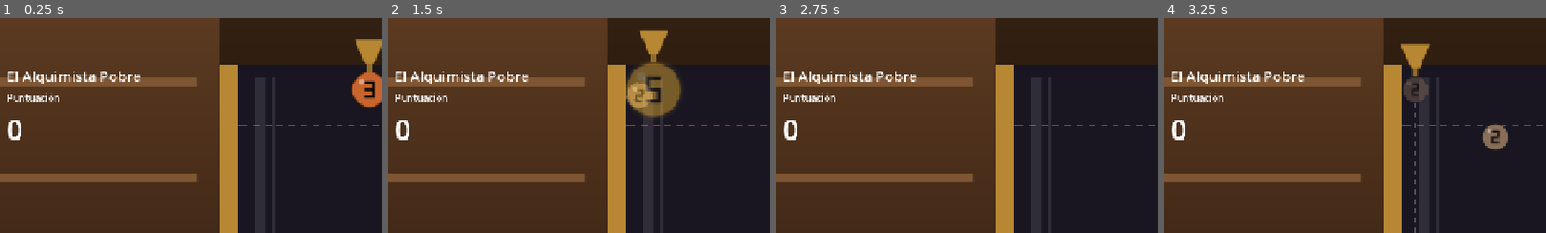
Above: before the commit, frames 1-4 (left to right).
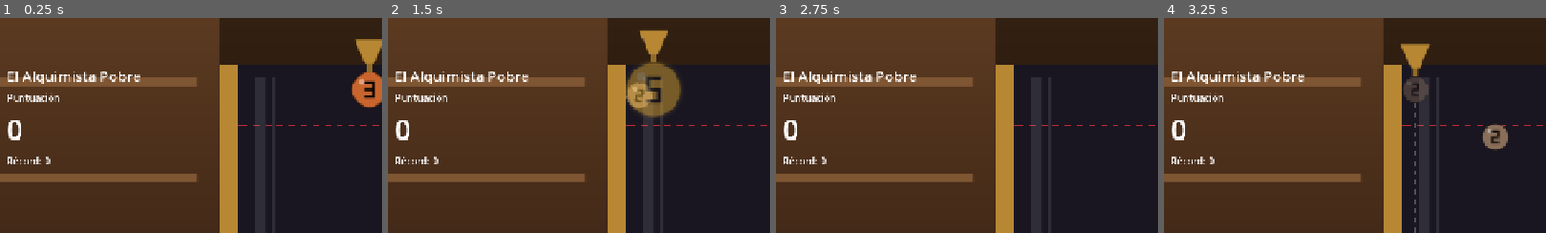
Above: after the commit, the same moments.

Repository: Francisco-Beltran-Millalen/suika-poor-alchemist
Game: Godot game, scene res://game/main.tscn
The game is run twice, just before and just after one commit, with the same random seed, the same clock (stepped at 60 frames per second) and the same inputs.
Inputs (mouse positions are % of the whole screen's width and height, from its top left):
- Up to frame 1 (0.25 s): no input
- Up to frame 2 (1.5 s): tap Enter at 0.5 s; move the mouse to (72, 45) at 0.52 s; hold Space (drop) 0.53-1.25 s; click (72, 45) at 0.67 s; drag from (30, 55) to (45, 70) at 1.27 s
- Up to frame 3 (2.75 s): move the mouse to (60, 28) at 2.02 s; hold Space (drop) from 2.03 s (still down); tap D (aim_right) at 2.1 s; click (60, 28) at 2.17 s
- Up to frame 4 (3.25 s): release Space (drop) at 2.75 s; drag from (45, 70) to (20, 35) at 2.77 s
The pictures show only the part of the screen within x 2-52%, y 0-50%; the shares and areas given below are measured in that part.

The runs differ from the first frame. In frame 1, 0.2% of the frame differs, in the area x 2-14%, y 64-68%; in frame 2, 0.2%; in frame 3, 0.2%; in frame 4, 0.2%.

Commit message:
feat(sesión): récord local persistente
Co-Authored-By: Claude Sonnet 5.5 <noreply@anthropic.com>

Diff:
--- a/game/main.gd
+++ b/game/main.gd
@@ -11,11 +11,14 @@
 @export var config: GameConfig = preload("res://game/game_config.tres")
 ## Presets que F1–F3 activan. Solo se usan en builds de depuración.
 @export var debug_strategies: Array[SpawnStrategy] = []
+## Ruta del récord. Vacía → récord solo en memoria (la usan los tests).
+@export var records_path: String = "user://records.cfg"
 ## Sonidos de la partida (todos opcionales).
 @export var sound_set: SoundSet
 
 var _state: GameState
 var _generator: PieceGenerator
+var _scores: ScoreStore
 var _debug_strategy_name: String = ""
 var _debug_timer: Timer
 
@@ -103,7 +106,8 @@
 	_effects.setup(_state, _merge_system, _danger_system, config, _progress_system)
 	_screen_shake.setup(_stage, _merge_system)
 	_audio_director.setup(_state, _drop_system, _merge_system, _danger_system, sound_set)
-	_ui.setup(_state, config.piece_catalog)
+	_scores = ScoreStore.new(records_path)
+	_ui.setup(_state, config.piece_catalog, _scores)
 	_drop_controller.aim_requested.connect(_drop_system.request_aim_global)
 	_drop_controller.aim_step_requested.connect(_drop_system.request_aim_step)
 	_drop_controller.drop_requested.connect(_drop_system.request_drop)
@@ -140,9 +144,11 @@
 	_world.position = Vector2((visible_width - config.container_width) / 2.0, BOARD_TOP_MARGIN)
 
 
-# La regla de "terminada" vive en `GameState`; aquí solo se congela el tablero.
+# La regla de "terminada" vive en `GameState`; aquí se congela el tablero y se registra el récord.
 func _on_state_status_changed(_status: GameState.Status) -> void:
 	_board.set_frozen(_state.is_finished())
+	if _state.is_finished():
+		_scores.submit(_state.get_score())
 
 
 # Solo se reinicia una partida terminada (la consulta vive en `GameState`).
--- /dev/null
+++ b/game/score_store.gd
@@ -0,0 +1,56 @@
+class_name ScoreStore
+extends RefCounted
+## Récord local persistido con `ConfigFile`. Sin autoload: lo crea `Main`.
+
+signal best_changed(best: int)
+## Emitida por `submit` cuando bate el récord (después de `best_changed`).
+signal new_record(score: int)
+
+const _SECTION: String = "records"
+const _KEY: String = "best"
+
+var _path: String
+var _best: int = 0
+
+
+## `path` vacío → solo en memoria, nunca escribe a disco.
+func _init(path: String) -> void:
+	_path = path
+	_best = _load()
+
+
+func get_best() -> int:
+	return _best
+
+
+## Guarda si supera el récord. Devuelve `true` si es un récord nuevo.
+func submit(score: int) -> bool:
+	if score <= _best:
+		return false
+	_best = score
+	_save()
+	best_changed.emit(_best)
+	new_record.emit(score)
+	return true
+
+
+# Un archivo ausente, corrupto o con un valor extraño equivale a récord 0.
+func _load() -> int:
+	if _path.is_empty():
+		return 0
+	var file := ConfigFile.new()
+	if file.load(_path) != OK:
+		return 0
+	var value: Variant = file.get_value(_SECTION, _KEY, 0)
+	return maxi(int(value), 0) if value is int or value is float else 0
+
+
+func _save() -> void:
+	if _path.is_empty():
+		return
+	var file := ConfigFile.new()
+	file.load(_path)
+	file.set_value(_SECTION, _KEY, _best)
+	var error: Error = file.save(_path)
+	if error != OK:
+		push_warning("ScoreStore: no se pudo guardar el récord en %s (%s)" % [_path, error_string(error)])
--- a/tests/integration/test_danger_integration.gd
+++ b/tests/integration/test_danger_integration.gd
@@ -14,6 +14,7 @@
 	_config.rng_seed = 1234
 	_main = (load("res://game/main.tscn") as PackedScene).instantiate() as Main
 	_main.config = _config
+	_main.records_path = ""
 	add_child_autofree(_main)
 
 
--- a/tests/integration/test_merge_integration.gd
+++ b/tests/integration/test_merge_integration.gd
@@ -15,6 +15,7 @@
 	_config.rng_seed = 1234
 	_main = (load("res://game/main.tscn") as PackedScene).instantiate() as Main
 	_main.config = _config
+	_main.records_path = ""
 	add_child_autofree(_main)
 
 
--- a/tests/integration/test_session_integration.gd
+++ b/tests/integration/test_session_integration.gd
@@ -14,6 +14,7 @@
 	_config.rng_seed = 1234
 	_main = (load("res://game/main.tscn") as PackedScene).instantiate() as Main
 	_main.config = _config
+	_main.records_path = ""
 	add_child_autofree(_main)
 
 
@@ -85,3 +86,17 @@
 	_main.get_debug_controller().high_piece_requested.emit()
 	assert_same(_main.get_state().get_current_piece(),
 			catalog.get_by_level(catalog.get_max_level() - 1))
+
+
+func test_finished_game_with_points_emits_new_record_and_shows_the_label() -> void:
+	_main.get_state().add_score(12)
+	_main.get_state().set_game_over()
+	var label: Label = _main.get_ui().get_node("Root/GameOverView/VBox/NewRecord") as Label
+	assert_true(label.visible, "¡Nuevo récord!")
+	assert_eq((_main.get_ui().get_node("Root/LeftPanel/BestValue") as Label).text, "Récord: 12")
+
+
+func test_finished_game_without_points_is_not_a_record() -> void:
+	_main.get_state().set_game_over()
+	var label: Label = _main.get_ui().get_node("Root/GameOverView/VBox/NewRecord") as Label
+	assert_false(label.visible)
--- a/tests/unit/test_game_ui.gd
+++ b/tests/unit/test_game_ui.gd
@@ -86,3 +86,50 @@
 	for path: String in ["Root", "Root/LeftPanel", "Root/RightPanel", "Root/RightPanel/Legend",
 			"Root/RightPanel/NextPiece", "Root/GameOverView", "Root/VictoryView"]:
 		assert_eq((_node(path) as Control).mouse_filter, Control.MOUSE_FILTER_IGNORE, path)
+
+
+func _make_ui_with_scores(scores: ScoreStore) -> GameUI:
+	var ui := (load("res://ui/game_ui.tscn") as PackedScene).instantiate() as GameUI
+	add_child_autofree(ui)
+	ui.setup(_state, _catalog, scores)
+	return ui
+
+
+func test_best_label_follows_the_store() -> void:
+	var scores := ScoreStore.new("")
+	scores.submit(25)
+	var ui: GameUI = _make_ui_with_scores(scores)
+	var label: Label = ui.get_node("Root/LeftPanel/BestValue") as Label
+	assert_true(label.visible)
+	assert_eq(label.text, "Récord: 25")
+	scores.submit(60)
+	assert_eq(label.text, "Récord: 60")
+
+
+func test_best_label_is_hidden_without_a_store() -> void:
+	assert_false((_node("Root/LeftPanel/BestValue") as Label).visible)
+
+
+func test_new_record_label_shows_in_game_over_and_hides_on_restart() -> void:
+	var scores := ScoreStore.new("")
+	var ui: GameUI = _make_ui_with_scores(scores)
+	var label: Label = ui.get_node("Root/GameOverView/VBox/NewRecord") as Label
+	_state.add_score(5)
+	_state.set_game_over()
+	assert_false(label.visible, "sin récord, oculta")
+	scores.submit(5)
+	assert_true(label.visible, "con récord, visible")
+	_state.reset()
+	assert_false(label.visible, "se oculta al reiniciar")
+
+
+func test_new_record_label_survives_the_victory_delay() -> void:
+	var scores := ScoreStore.new("")
+	var ui: GameUI = _make_ui_with_scores(scores)
+	ui.victory_view_delay = 0.05
+	_state.add_score(5)
+	_state.set_victory()
+	scores.submit(5)
+	var view: Control = ui.get_node("Root/VictoryView") as Control
+	assert_true(await wait_until(func() -> bool: return view.visible, 2.0))
+	assert_true((ui.get_node("Root/VictoryView/VBox/NewRecord") as Label).visible)
--- /dev/null
+++ b/tests/unit/test_score_store.gd
@@ -0,0 +1,77 @@
+extends GutTest
+
+const PATH: String = "user://test_records.cfg"
+
+
+func before_each() -> void:
+	_remove_file()
+
+
+func after_each() -> void:
+	_remove_file()
+
+
+func _remove_file() -> void:
+	if FileAccess.file_exists(PATH):
+		DirAccess.remove_absolute(ProjectSettings.globalize_path(PATH))
+
+
+func test_initial_best_is_zero() -> void:
+	assert_eq(ScoreStore.new(PATH).get_best(), 0)
+
+
+func test_higher_score_is_a_record_and_persists() -> void:
+	var store := ScoreStore.new(PATH)
+	watch_signals(store)
+	assert_true(store.submit(40))
+	assert_eq(store.get_best(), 40)
+	assert_signal_emitted_with_parameters(store, "best_changed", [40])
+	assert_signal_emitted_with_parameters(store, "new_record", [40])
+	assert_eq(ScoreStore.new(PATH).get_best(), 40, "otra instancia lo lee")
+
+
+func test_lower_or_equal_score_is_not_a_record() -> void:
+	var store := ScoreStore.new(PATH)
+	store.submit(40)
+	watch_signals(store)
+	assert_false(store.submit(10))
+	assert_false(store.submit(40))
+	assert_eq(store.get_best(), 40)
+	assert_signal_not_emitted(store, "new_record")
+	assert_signal_not_emitted(store, "best_changed")
+
+
+func test_best_changed_is_emitted_before_new_record() -> void:
+	var store := ScoreStore.new(PATH)
+	var order: Array[String] = []
+	store.best_changed.connect(func(_best: int) -> void: order.append("best"))
+	store.new_record.connect(func(_score: int) -> void: order.append("record"))
+	store.submit(5)
+	assert_eq(order, ["best", "record"] as Array[String])
+
+
+func test_corrupt_file_is_treated_as_zero() -> void:
+	var file := FileAccess.open(PATH, FileAccess.WRITE)
+	file.store_string("esto [no es\n un ConfigFile = = válido")
+	file.close()
+	var store := ScoreStore.new(PATH)
+	assert_eq(store.get_best(), 0)
+	assert_true(store.submit(3), "se puede seguir guardando")
+	# `ConfigFile` avisa del archivo ilegible al cargarlo y al guardar: es lo esperado.
+	assert_engine_error("ConfigFile parse error")
+	assert_engine_error("ConfigFile parse error")
+	assert_eq(ScoreStore.new(PATH).get_best(), 3, "el archivo se repara al guardar")
+
+
+func test_unexpected_value_type_is_treated_as_zero() -> void:
+	var file := ConfigFile.new()
+	file.set_value("records", "best", "mucho")
+	file.save(PATH)
+	assert_eq(ScoreStore.new(PATH).get_best(), 0)
+
+
+func test_empty_path_never_touches_disk() -> void:
+	var store := ScoreStore.new("")
+	assert_true(store.submit(9))
+	assert_eq(store.get_best(), 9)
+	assert_false(FileAccess.file_exists(PATH))
--- a/ui/game_ui.gd
+++ b/ui/game_ui.gd
@@ -12,6 +12,9 @@
 @export var victory_view_delay: float = 1.5
 
 var _state: GameState
+# El récord llega con `new_record` justo después de `status_changed`, y la
+# vista de victoria se muestra con retraso: se recuerda hasta el próximo reinicio.
+var _is_new_record: bool = false
 
 @onready var _score_value: Label = $Root/LeftPanel/ScoreValue
 @onready var _next_piece: PieceIcon = $Root/RightPanel/NextPiece
@@ -22,6 +25,9 @@
 @onready var _victory_score: Label = $Root/VictoryView/VBox/FinalScore
 @onready var _victory_timer: Timer = $VictoryTimer
 @onready var _debug_label: Label = $Root/DebugLabel
+@onready var _best_value: Label = $Root/LeftPanel/BestValue
+@onready var _game_over_record: Label = $Root/GameOverView/VBox/NewRecord
+@onready var _victory_record: Label = $Root/VictoryView/VBox/NewRecord
 
 
 func _ready() -> void:
@@ -30,9 +36,15 @@
 	_victory_timer.timeout.connect(_on_victory_timer_timeout)
 
 
-func setup(state: GameState, catalog: PieceCatalog) -> void:
+## `scores` es opcional: con `null` no se muestra el récord.
+func setup(state: GameState, catalog: PieceCatalog, scores: ScoreStore = null) -> void:
 	_state = state
 	_build_legend(catalog)
+	_best_value.visible = scores != null
+	if scores != null:
+		scores.best_changed.connect(_on_scores_best_changed)
+		scores.new_record.connect(_on_scores_new_record)
+		_on_scores_best_changed(scores.get_best())
 	state.score_changed.connect(_on_state_score_changed)
 	state.next_piece_changed.connect(_on_state_next_piece_changed)
 	state.status_changed.connect(_on_state_status_changed)
@@ -71,6 +83,8 @@
 	var text: String = "Puntuación final: %d" % _state.get_score()
 	_game_over_score.text = text
 	_victory_score.text = text
+	_game_over_record.visible = _is_new_record
+	_victory_record.visible = _is_new_record
 	view.show()
 
 
@@ -88,6 +102,10 @@
 	_victory_timer.stop()
 	_game_over_view.hide()
 	_victory_view.hide()
+	if not _state.is_finished():
+		_is_new_record = false
+		_game_over_record.hide()
+		_victory_record.hide()
 	match status:
 		GameState.Status.GAME_OVER:
 			_show_end_view(_game_over_view)
@@ -98,6 +116,16 @@
 				_show_end_view(_victory_view)
 
 
+func _on_scores_best_changed(best: int) -> void:
+	_best_value.text = "Récord: %d" % best
+
+
+func _on_scores_new_record(_score: int) -> void:
+	_is_new_record = true
+	_game_over_record.visible = _game_over_view.visible
+	_victory_record.visible = _victory_view.visible
+
+
 func _on_victory_timer_timeout() -> void:
 	_show_end_view(_victory_view)
 
--- a/ui/game_ui.tscn
+++ b/ui/game_ui.tscn
@@ -70,6 +70,10 @@
 theme_override_font_sizes/font_size = 48
 text = "0"
 
+[node name="BestValue" type="Label" parent="Root/LeftPanel"]
+layout_mode = 2
+text = "Récord: 0"
+
 [node name="RightPanel" type="VBoxContainer" parent="Root"]
 layout_mode = 1
 anchors_preset = 1
@@ -130,6 +134,13 @@
 text = "Puntuación final: 0"
 horizontal_alignment = 1
 
+[node name="NewRecord" type="Label" parent="Root/GameOverView/VBox"]
+visible = false
+layout_mode = 2
+theme_override_colors/font_color = Color(1, 0.83, 0.42, 1)
+text = "¡Nuevo récord!"
+horizontal_alignment = 1
+
 [node name="RestartButton" type="Button" parent="Root/GameOverView/VBox"]
 layout_mode = 2
 text = "Reiniciar (R)"
@@ -170,6 +181,13 @@
 text = "Puntuación final: 0"
 horizontal_alignment = 1
 
+[node name="NewRecord" type="Label" parent="Root/VictoryView/VBox"]
+visible = false
+layout_mode = 2
+theme_override_colors/font_color = Color(1, 0.83, 0.42, 1)
+text = "¡Nuevo récord!"
+horizontal_alignment = 1
+
 [node name="RestartButton" type="Button" parent="Root/VictoryView/VBox"]
 layout_mode = 2
 text = "Reiniciar (R)"
Not shown, added: game/score_store.gd.uid
Not shown, added: tests/unit/test_audio_director.gd.uid
Not shown, added: tests/unit/test_score_store.gd.uid
Not shown, changed: AGENTS.md
Not shown, changed: docs/02_technical_design.md
Not shown, changed: docs/RULES.md
